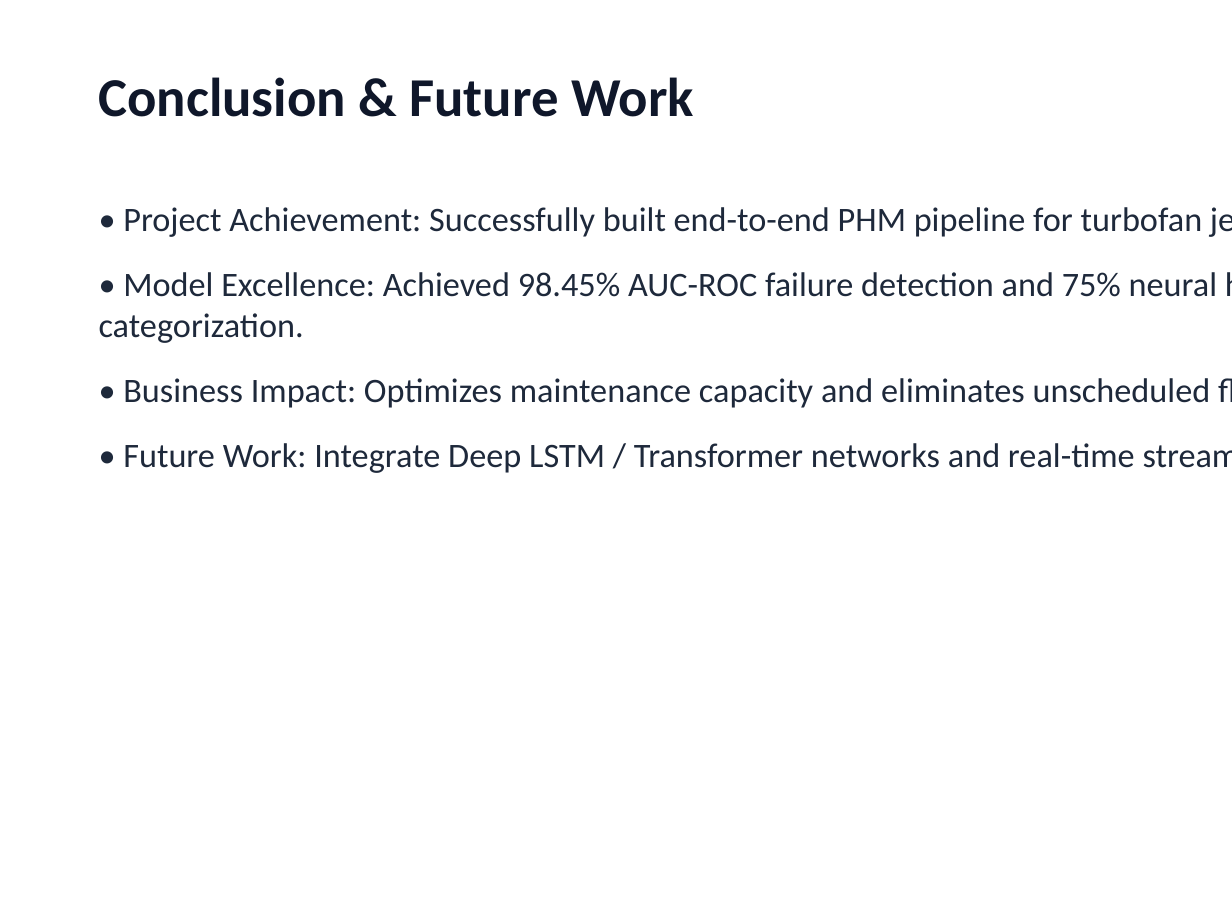
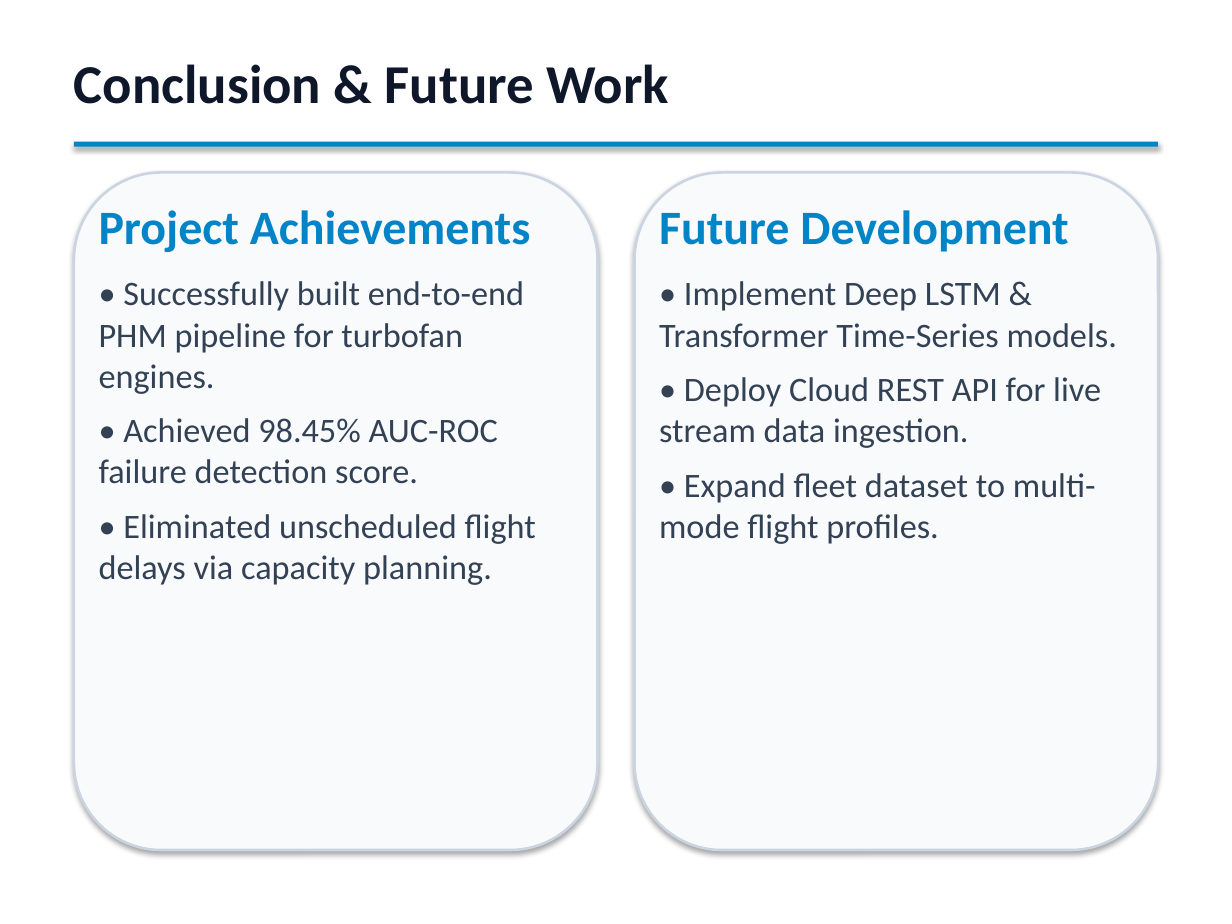
Before and after one commit to PiyushTiwari2051/Predictive-Master, a slide deck: slide 16 of Predictive_Maintenance_Internship_Presentation.pptx. Drawn at 1232x924 pixels with LibreOffice and Linux fonts; fonts in the diff are those of the drawing. Boxes give left, top, right and bottom in pixels: in the first picture for what was removed or moved away, otherwise in the second. Text is boxed around its words. In the diff, an @@ line names an element or a change of style, - is before the commit and + after.

```diff
--- a/Predictive_Maintenance_Internship_Presentation.pptx
+++ b/Predictive_Maintenance_Internship_Presentation.pptx
@@ text "Conclusion & Future Work": place and size @@
-text "Conclusion & Future Work" at box(99, 77, 694, 117)
+text "Conclusion & Future Work" at box(74, 64, 669, 104)
@@ rectangle added at box(74, 142, 1158, 147), fill #0284C7 @@
@@ rounded rectangle added at box(74, 172, 598, 850), fill #F8FAFC, outline #CBD5E1 1.5 pt @@
@@ rounded rectangle added at box(634, 172, 1158, 850), fill #F8FAFC, outline #CBD5E1 1.5 pt @@
@@ text at box(99, 210, 536, 585): text changed; text colour #1E293B to #334155 @@
-• Project Achievement: Successfully built end-to-end PHM pipeline for turbofan jet engines.
-• Model Excellence: Achieved 98.45% AUC-ROC failure detection and 75% neural hazard categorization.
-• Business Impact: Optimizes maintenance capacity and eliminates unscheduled flight delays.
-• Future Work: Integrate Deep LSTM / Transformer networks and real-time streaming APIs.
+Project Achievements
+• Successfully built end-to-end PHM pipeline for turbofan engines.
+• Achieved 98.45% AUC-ROC failure detection score.
+• Eliminated unscheduled flight delays via capacity planning.
@@ text added at box(659, 210, 1117, 544), 20 pt, text #334155 @@
+Future Development
+• Implement Deep LSTM & Transformer Time-Series models.
+• Deploy Cloud REST API for live stream data ingestion.
+• Expand fleet dataset to multi-mode flight profiles.
```
Also in this commit, not shown: 13 other slides changed, 2 slides added, 2 slides removed, 1 other file.
